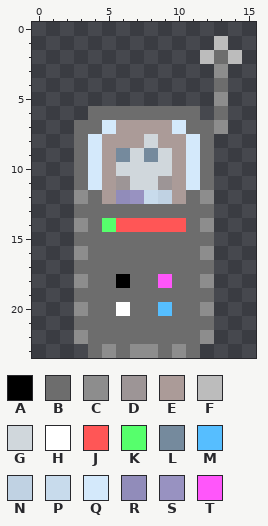
Two states of a pixel-art sprite, Copernican-Sky/Assets/Sprite/Objects/freezepod_tile.png. Above is the file before it was changed.
The file is 16x24 pixels.
Palette (. is transparent): A #000000  B #6d6d6d  C #8d8d8d  D #9d9596  E #ab9b98  F #bcbcbc  G #d0d7dc  H #ffffff  J #ff5656  K #56ff6c  L #758a9d  M #56beff  N #c0d2e3  P #c8dbec  Q #d4e9fb  R #918cba  S #9892c1  T #ff56fa
Pixels before, first column x 3:
 1 ..........F.
 2 .........FBF
 3 ..........C.
 4 ..........B.
 5 ..........C.
 6 .BBBBBBBB.B.
 7 BBQEEEEQBBC.
 8 BQEEEGEEQB..
 9 BQELGLGEQB..
10 BQEGGGGEQB..
11 BQEDGGDEQB..
12 CBERSPNEBC..
13 BBBBBBBBBB..
14 CBKJJJJJBC..
15 BBBBBBBBBB..
16 CBBBBBBBBC..
17 BBBBBBBBBB..
18 CBBABBTBBC..
19 BBBBBBBBBB..
20 CBBHBBMBBC..
21 BBBBBBBBBB..
22 CBBBBBBBBC..
23 .BCBCCBCB...
New version:
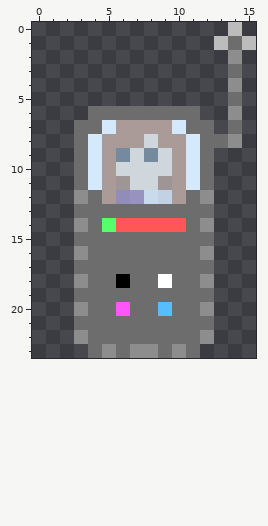
What changed:
Colour H changes from #ffffff to #ff56fa.
Colour T changes from #ff56fa to #ffffff.
There is now colour B in row 1 at x 14; in row 3 at x 14; in row 5 at x 14; in row 7 at x 14; in row 8 at x 13.
There is now colour C in row 4 at x 14; in row 6 at x 14; in row 8 at x 14.
The edit turns colour F into colour C in row 2 at x 14.
There is now colour F in row 0 at x 14; in row 1 at x 15.
Colour B is gone in row 2 at x 13; in row 4 at x 13; in row 6 at x 13.
Colour C is gone in row 3 at x 13; in row 5 at x 13; in row 7 at x 13.
Colour F is gone in row 2 at x 12.
